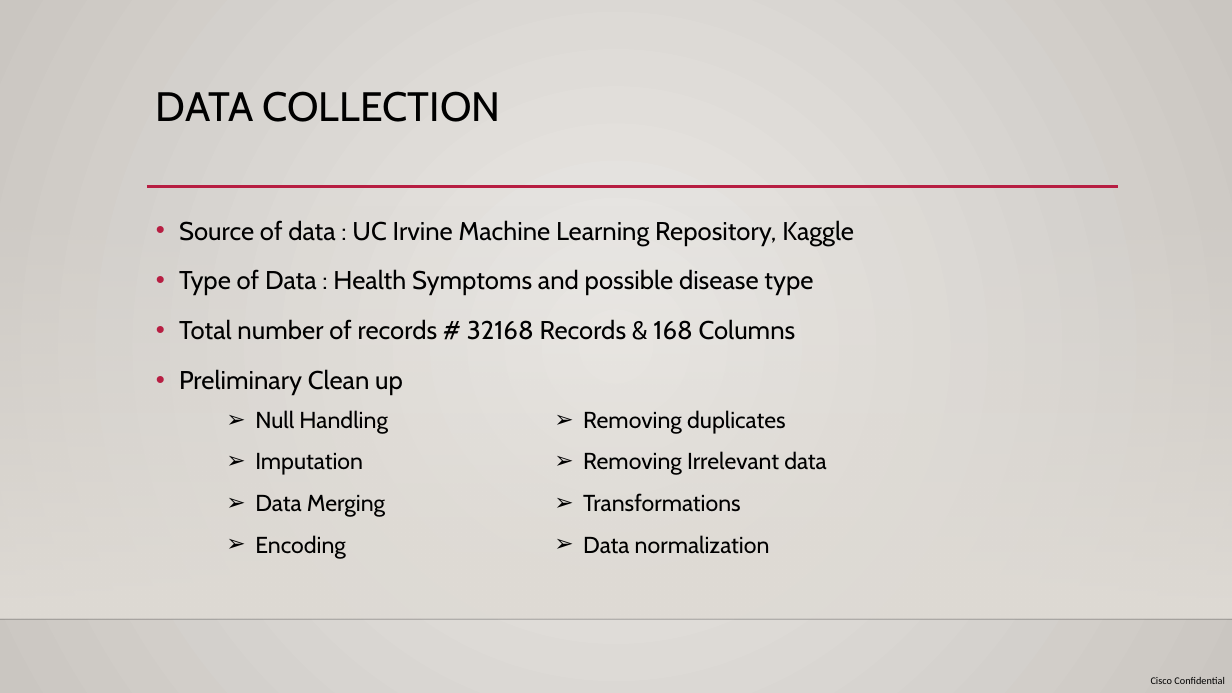
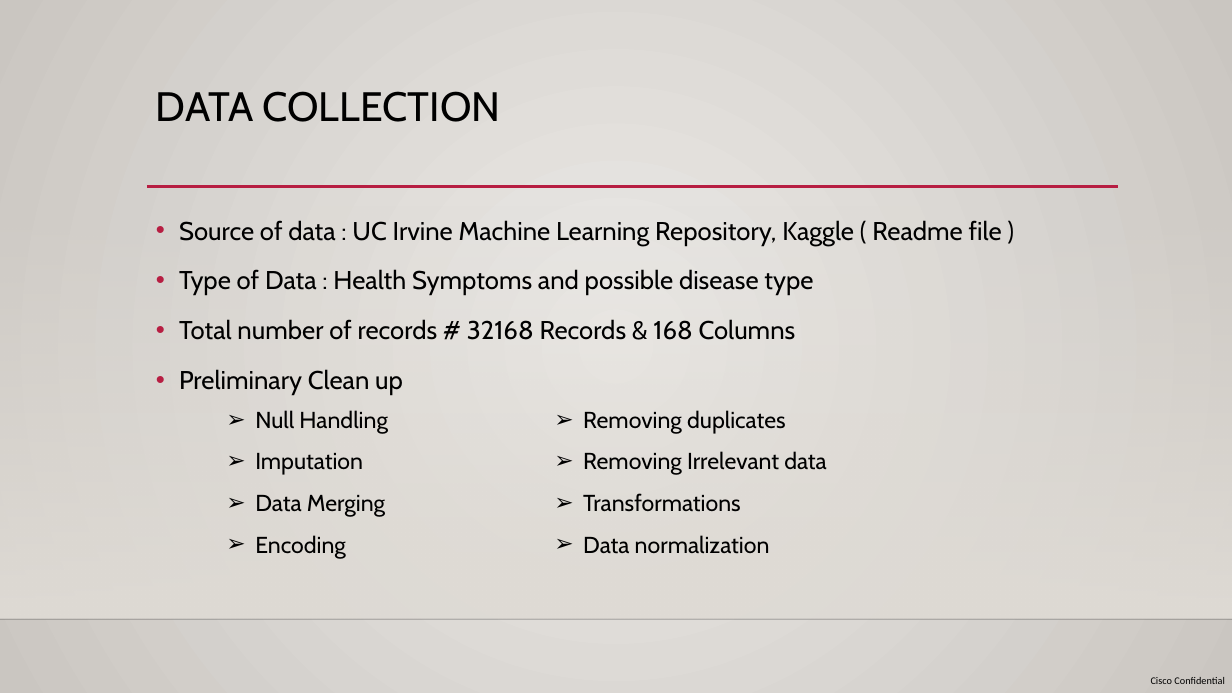
Before and after one commit to RAJESHVELAMALA/project2, a slide deck: slide 3 of Team 5 - Project 2 - Presentation.pptx. Drawn at 1232x693 pixels with LibreOffice and Linux fonts; fonts in the diff are those of the drawing; background and template pictures are left out. Boxes give left, top, right and bottom in pixels: in the first picture for what was removed or moved away, otherwise in the second. Text is boxed around its words. In the diff, an @@ line names an element or a change of style, - is before the commit and + after.

```diff
--- a/Team 5 - Project 2 - Presentation.pptx
+++ b/Team 5 - Project 2 - Presentation.pptx
@@ text at (x1=179, y1=220, x2=1002, y2=245): text changed @@
-• Source of data : UC Irvine Machine Learning Repository, Kaggle
+• Source of data : UC Irvine Machine Learning Repository, Kaggle ( Readme file )
```
Also in this commit, not shown: 3 other slides changed, 2 slides added, 1 other file.
